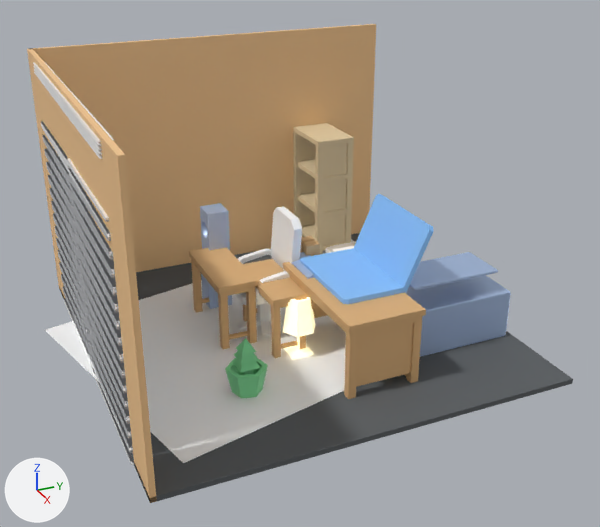
The glTF model unity/Assets/Art/EarlyGame/cc0-garage-kit/garage-interior-room-kit.glb as it was, and as the next commit left it.
Before and after are seen from a 50 mm lens placed at (8.96, -1.0, 4.22), pointed at (2.3, 2.0, 0.89). Every picture has the same lights, and +X, +Y and +Z are marked at lower left. The older version comes first. Where no turn or scale is listed for an object, it has been applied to the vertices. Vertices at exactly the same position are counted once.

Names of what the first picture shows: 'kit_floor', 'kit_floor_stain', 'kit_roll_door', 'kit_wall_back', 'prop_bookcase', 'prop_chair', 'prop_desk', 'prop_keyboard', 'prop_lamp', 'prop_laptop', 'prop_plant', 'prop_server', 'prop_tool_table', 'prop_workbench' and 4 more.
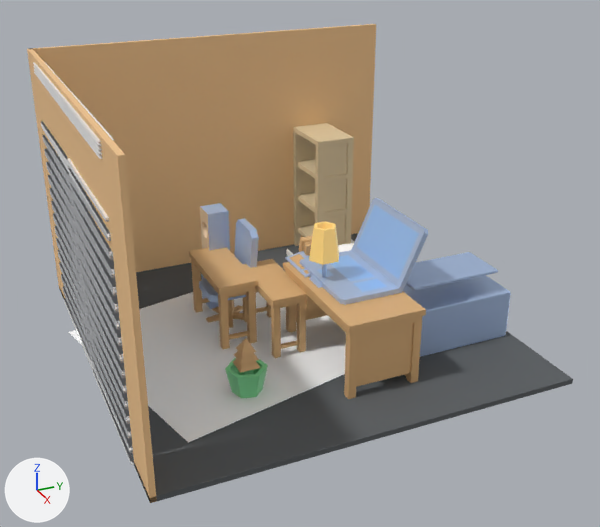
Changed parts and their boxes (x1, y1, x2, y2) in the pictures (600 x 527 px):
'kit_floor_stain', reshaped, moved (8% narrower, 17% shorter): before (45, 280, 346, 463); after (68, 292, 346, 443)
'prop_laptop', recoloured, moved, rescaled: before (300, 194, 434, 304); after (299, 198, 428, 305)
'prop_chair', surface changed, moved, rescaled (12% narrower, 15% shorter): before (234, 206, 302, 336); after (199, 218, 259, 328)
'prop_lamp', recoloured, moved, rescaled: before (283, 297, 315, 360); after (309, 221, 339, 288)
'prop_keyboard', moved: before (292, 252, 314, 279); after (285, 251, 311, 278)
part 1 of me_mesh_chairdesk, recoloured: before (238, 249, 290, 336); after (204, 254, 258, 328)
part 2 of me_mesh_chairdesk, recoloured: before (234, 206, 302, 305); after (199, 218, 259, 303)
part 4 of me_mesh_lamproundtable, recoloured: before (284, 345, 314, 360); after (309, 275, 322, 288)
part 5 of me_mesh_lamproundtable, recoloured: before (297, 337, 300, 350); after (322, 264, 326, 277)
part 6 of me_mesh_lamproundtable, recoloured: before (283, 299, 315, 337); after (309, 223, 339, 265)
part 7 of me_mesh_lamproundtable, recoloured: before (291, 297, 310, 302); after (314, 221, 336, 230)
part 8 of me_mesh_plantsmall1, recoloured (green to beige): (233, 338, 260, 373) in both

The change, as a list of edits to the scene's bpy script:
```text
Add mat_m_prop_plant_1_wood:
    mat_m_prop_plant_1_wood = principled_material('m_prop_plant_1_wood')
    mat_m_prop_plant_1_wood.base_color = (0.72, 0.44, 0.2)  # beige #ddb17c
    mat_m_prop_plant_1_wood.roughness = 0.55
Add mat_m_prop_lamp_0_metal:
    mat_m_prop_lamp_0_metal = principled_material('m_prop_lamp_0_metal')
    mat_m_prop_lamp_0_metal.base_color = (0.48, 0.62, 0.88)  # blue #b8cef1
    mat_m_prop_lamp_0_metal.metallic = 0.35
    mat_m_prop_lamp_0_metal.roughness = 0.42
Add mat_m_prop_lamp_1_lamp_accent:
    mat_m_prop_lamp_1_lamp_accent = principled_material('m_prop_lamp_1_lamp_accent')
    mat_m_prop_lamp_1_lamp_accent.base_color = (0.95, 0.58, 0.12)  # orange #f9c861
    mat_m_prop_lamp_1_lamp_accent.roughness = 0.38
    mat_m_prop_lamp_1_lamp_accent.emission_color = (0.22, 0.187, 0.099)  # yellow #817859
    mat_m_prop_lamp_1_lamp_accent.emission_strength = 1.0
Add mat_m_prop_laptop_0_metal:
    mat_m_prop_laptop_0_metal = principled_material('m_prop_laptop_0_metal')
    mat_m_prop_laptop_0_metal.base_color = (0.48, 0.62, 0.88)  # blue #b8cef1
    mat_m_prop_laptop_0_metal.metallic = 0.35
    mat_m_prop_laptop_0_metal.roughness = 0.42
Add mat_m_prop_chair_1_metal:
    mat_m_prop_chair_1_metal = principled_material('m_prop_chair_1_metal')
    mat_m_prop_chair_1_metal.base_color = (0.48, 0.62, 0.88)  # blue #b8cef1
    mat_m_prop_chair_1_metal.metallic = 0.35
    mat_m_prop_chair_1_metal.roughness = 0.42
Add mat_m_prop_chair_0_wood:
    mat_m_prop_chair_0_wood = principled_material('m_prop_chair_0_wood')
    mat_m_prop_chair_0_wood.base_color = (0.72, 0.44, 0.2)  # beige #ddb17c
    mat_m_prop_chair_0_wood.roughness = 0.55
Change me_mesh_chairdesk:
    where me_mesh_chairdesk.from_pydata(...)  # 292 vertices, 588 faces; spans x 0.0..0.335, y 0.0..0.314, z 0.0..0.608
    used by ob_prop_chair; location = (1.5, 1.5, 0.05); scale = (1.95, 1.95, 1.95)
    me_mesh_chairdesk part 1: 496 faces spanning x 0.0..0.335, y 0.01..0.292, z 0.0..0.354 switch from mat_m_prop_chair_chair (white #ffffff) to mat_m_prop_chair_0_wood (beige #ddb17c)
    me_mesh_chairdesk part 2: 92 faces spanning x 0.033..0.302, y 0.0..0.314, z 0.19..0.608 switch from mat_m_prop_chair_chair (white #ffffff) to mat_m_prop_chair_1_metal (blue #b8cef1)
Change me_mesh_laptop:
    where me_mesh_laptop.from_pydata(...)  # 36 vertices, 68 faces; spans x 0.0..0.6, y 0.0..0.546, z 0.0..0.368
    used by ob_prop_laptop; location = (2.1, 2.07, 0.802); scale = (1.66, 1.66, 1.66)
    me_mesh_laptop part 3: 60 of the faces centred in x 0.0..0.6, y 0.0..0.543, z 0.0..0.364 switch from mat_m_prop_laptop_screen (blue #81b8f1) to mat_m_prop_laptop_0_metal (blue #b8cef1)
    add me_mesh_laptop.materials.append(mat_m_prop_laptop_1_screen)  # blue #81b8f1
    add me_mesh_laptop.materials.append(mat_m_prop_laptop_2_screen)  # blue #81b8f1
Change me_mesh_lamproundtable:
    where me_mesh_lamproundtable.from_pydata(...)  # 40 vertices, 76 faces; spans x -0.016..0.136, y -0.028..0.148, z 0.0..0.314
    used by ob_prop_lamp; location = (2.4, 1.77, 0.05); scale = (1.95, 1.95, 1.95)
    me_mesh_lamproundtable part 4: all 18 faces centred in x 0.004..0.116, y 0.004..0.116, z 0.0..0.02 switch from mat_m_prop_lamp_lamp_accent (white #ffffff, glowing beige #ffeaad) to mat_m_prop_lamp_0_metal (blue #b8cef1)
    me_mesh_lamproundtable part 5: all 4 faces centred in x 0.052..0.068, y 0.052..0.068, z 0.085 switch from mat_m_prop_lamp_lamp_accent (white #ffffff, glowing beige #ffeaad) to mat_m_prop_lamp_0_metal (blue #b8cef1)
    me_mesh_lamproundtable part 6: 24 of the faces centred in x -0.009..0.129, y -0.005..0.125, z 0.195..0.255 switch from mat_m_prop_lamp_lamp_accent (white #ffffff, glowing beige #ffeaad) to mat_m_prop_lamp_1_lamp_accent (orange #f9c861, glowing yellow #817859)
    me_mesh_lamproundtable part 7: 12 of the faces centred in x 0.011..0.109, y 0.014..0.103, z 0.314 switch from mat_m_prop_lamp_lamp_accent (white #ffffff, glowing beige #ffeaad) to mat_m_prop_lamp_1_lamp_accent (orange #f9c861, glowing yellow #817859)
Change me_mesh_plantsmall1:
    where me_mesh_plantsmall1.from_pydata(...)  # 53 vertices, 102 faces; spans x -0.185..0.185, y -0.185..0.185, z 0.0..0.546
    me_mesh_plantsmall1 part 8: all 44 faces centred in x -0.082..0.083, y -0.082..0.083, z 0.273..0.468 switch from mat_m_prop_plant_plant (green #81dd99) to mat_m_prop_plant_1_wood (beige #ddb17c)
    add me_mesh_plantsmall1.materials.append(mat_m_prop_plant_0_plant)  # green #81dd99
Change me_plane:
    remove me_plane.from_pydata(...)  # 4 vertices, 2 faces; spans x -1.67..1.67, y -1.67..1.67, z 0.0
    add me_plane.from_pydata(...)  # 4 vertices, 2 faces; spans x -1.42..1.42, y -1.42..1.42, z 0.0
    me_plane part 9
    me_plane.vertices[0].co: (-1.0, -1.67, 0.0) -> (-0.86, -1.42, 0.0)  # pixel (44, 329) -> pixel (67, 332)
    me_plane.vertices[1].co: (1.67, -1.0, 0.0) -> (1.42, -0.86, 0.0)  # pixel (183, 463) -> pixel (188, 442)
    me_plane.vertices[2].co: (-1.67, 1.0, 0.0) -> (-1.42, 0.86, 0.0)  # pixel (261, 261) -> not seen
    me_plane.vertices[3].co: (1.0, 1.67, 0.0) -> (0.86, 1.42, 0.0)
Change ob_prop_chair:
    ob_prop_chair.location: (1.5, 1.5, 0.05) -> (1.27, 1.25, 0.05)
    ob_prop_chair.scale: (1.95, 1.95, 1.95) -> (1.68, 1.68, 1.68)
Change ob_prop_laptop:
    ob_prop_laptop.location: (2.1, 2.07, 0.802) -> (2.13, 2.05, 0.802)
    ob_prop_laptop.scale: (1.66, 1.66, 1.66) -> (1.6, 1.6, 1.6)
Change ob_prop_keyboard:
    ob_prop_keyboard.location: (1.97, 2.0, 0.802) -> (1.95, 1.99, 0.802)
Change ob_prop_lamp:
    ob_prop_lamp.location: (2.4, 1.77, 0.05) -> (2.47, 2.01, 0.802)
    ob_prop_lamp.scale: (1.95, 1.95, 1.95) -> (1.79, 1.79, 1.79)
Change ob_kit_floor_stain:
    ob_kit_floor_stain.location: (2.05, 1.35, 0.056) -> (2.05, 1.32, 0.056)
```
